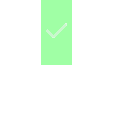
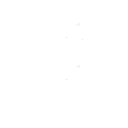
Layer changes from the first 128x128 image to the second:
added layer "Layer 3" (70%) above "Layer 2" over <box>65,65,80,80</box>
"Layer 2": opacity 100% → 70%, painted on it over <box>46,23,80,38</box>
"Layer 1": opacity 90% → 40%, painted on it over <box>41,0,83,80</box>
